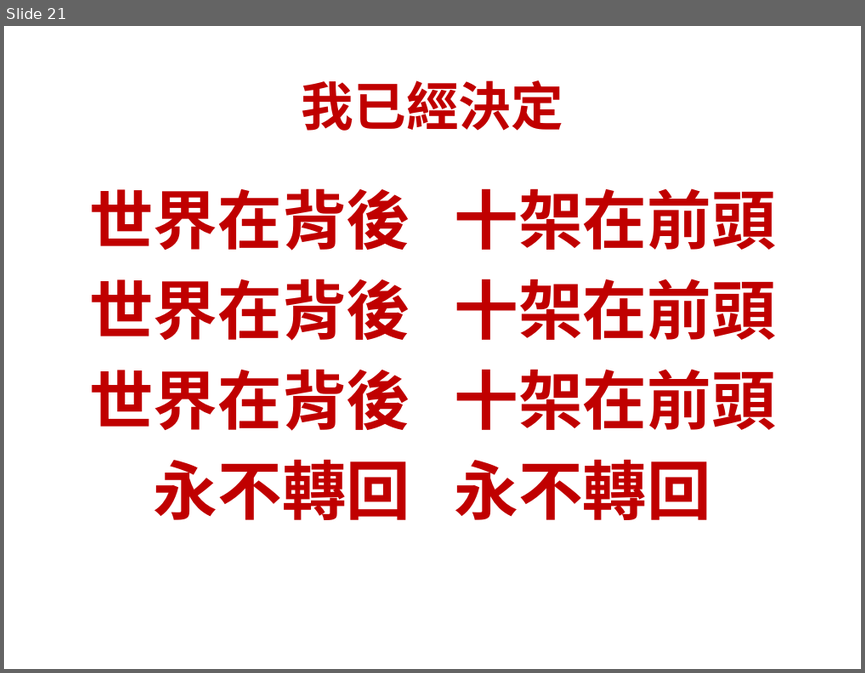
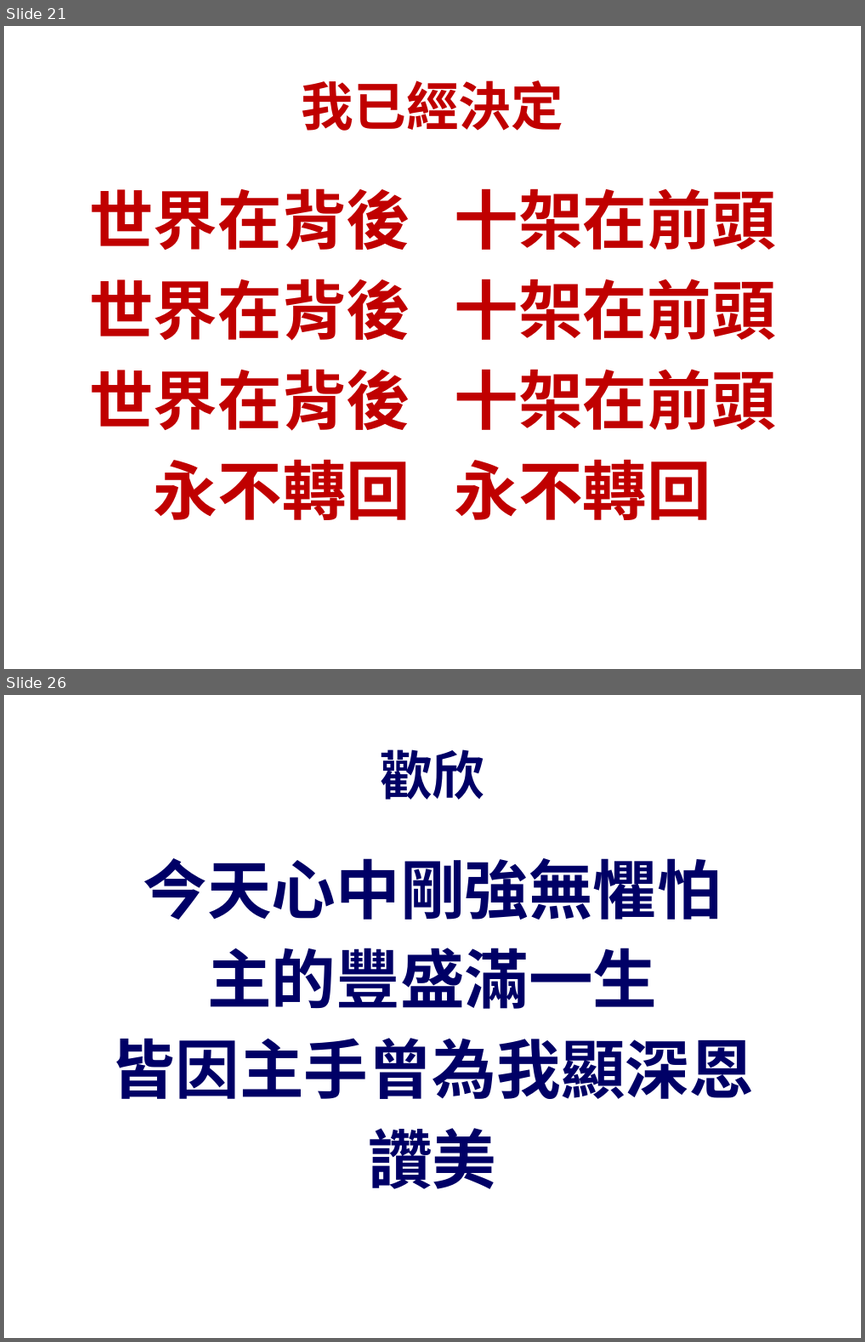
Before and after one commit to batisuoc/bible-school, a slide deck: 2019/1月.pptx. Shown one above the other, each under a label of ours: slide 21 before the commit, slides 21 and 26 after it; the slides between them are not shown. The pictures are 865x673 and 865x1342 pixels, drawn with LibreOffice and Linux fonts; fonts in the diff are those of the drawing; background and template pictures are left out. Boxes give left, top, right and bottom in pixels: in the first picture for what was removed or moved away, otherwise in the second. Text is boxed around its words. In the diff, an @@ line names an element or a change of style, - is before the commit and + after.

```diff
--- a/2019/1月.pptx
+++ b/2019/1月.pptx
@@ slide 26 added at <box>4,695,861,1338</box>, background picture (left out) @@
@@ title added at <box>380,749,484,800</box>, 44 pt, text #000066, bold @@
+歡欣
@@ text added at <box>111,858,754,1189</box>, 54 pt, text #000066, bold @@
+今天心中剛強無懼怕
+主的豐盛滿一生
+皆因主手曾為我顯深恩
+讚美
```
Also in this commit, not shown: 2 slides changed, 2 other slides added.
